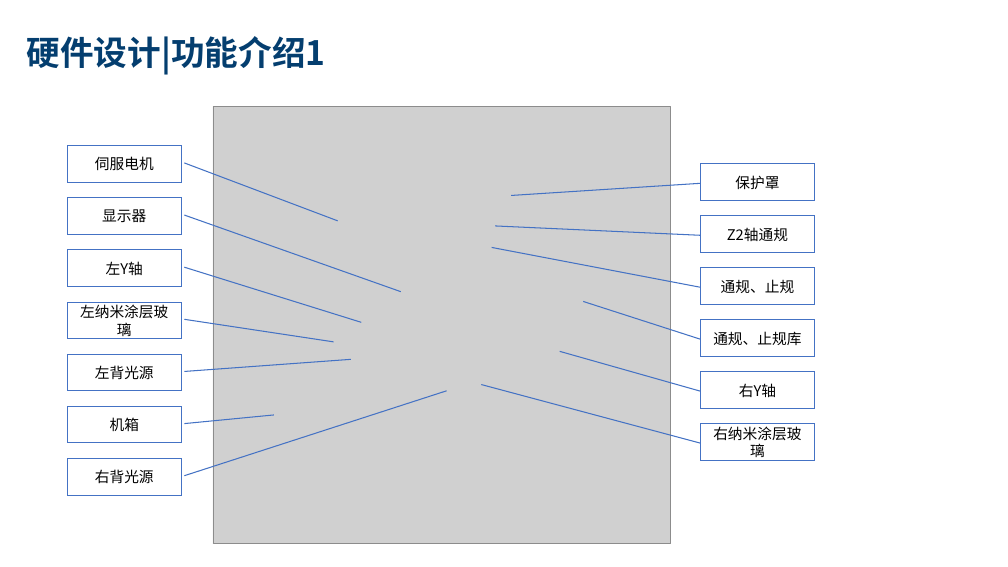
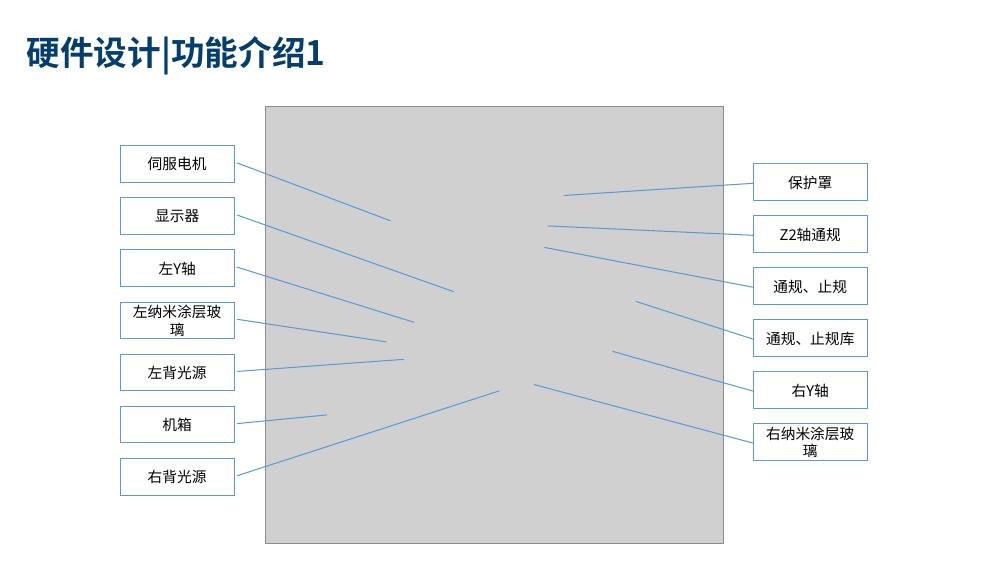
Before and after one commit to wanglvhh/Solution_2021, a slide deck: slide 9 of 2022/01/BOYD 大幅面散热板外观测量检测项目/BOYD-散热板外观检测解决方案 新版V1.0.0.1.pptx. Drawn at 1008x567 pixels with LibreOffice and Linux fonts; fonts in the diff are those of the drawing; grey boxes stand for pictures; background and template pictures are left out. Boxes give left, top, right and bottom in pixels: in the first picture for what was removed or moved away, otherwise in the second. Text is boxed around its words. In the diff, an @@ line names an element or a change of style, - is before the commit and + after.

```diff
--- a/2022/01/BOYD 大幅面散热板外观测量检测项目/BOYD-散热板外观检测解决方案 新版V1.0.0.1.pptx
+++ b/2022/01/BOYD 大幅面散热板外观测量检测项目/BOYD-散热板外观检测解决方案 新版V1.0.0.1.pptx
@@ 13 border callouts, 1 picture: place and size @@
-13 border callouts, 1 picture at (67,107,814,544)
+13 border callouts, 1 picture at (120,107,867,544)
@@ outline #4472C4 1 pt to #5B9BD5 1 pt in 13 elements at (120,146,234,182), (120,198,234,234), (120,250,234,287), (120,302,234,339), (753,164,867,200), (753,216,867,253), (753,268,867,304), (753,320,867,356), (753,372,867,408), (120,355,234,391), (120,406,234,442), (753,424,867,461), (120,458,234,495) @@
```
Also in this commit, not shown: 12 other slides changed, 11 other files.
